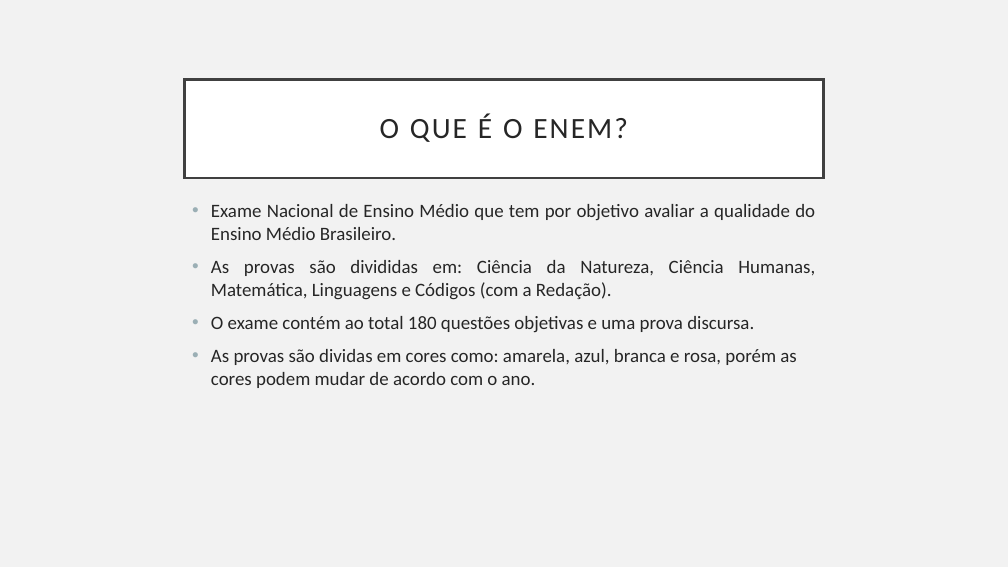
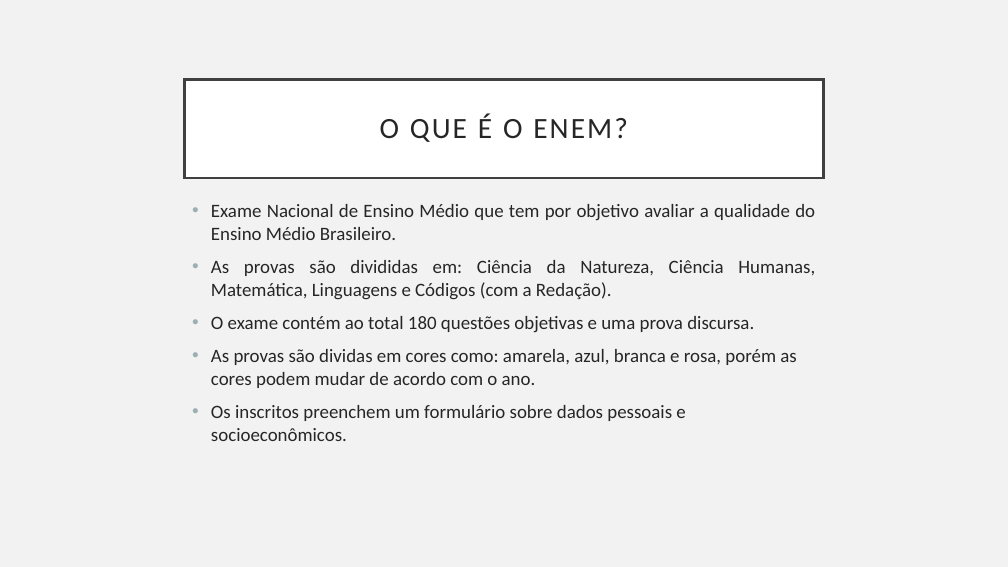
Before and after one commit to martins9/repositoriomonografia, a slide deck: slide 5 of Apresentação_Monografia.pptx. Drawn at 1008x567 pixels with LibreOffice and Linux fonts; fonts in the diff are those of the drawing. Boxes give left, top, right and bottom in pixels: in the first picture for what was removed or moved away, otherwise in the second. Text is boxed around its words. In the diff, an @@ line names an element or a change of style, - is before the commit and + after.

```diff
--- a/Apresentação_Monografia.pptx
+++ b/Apresentação_Monografia.pptx
@@ text at bbox=[211, 405, 685, 441]: paragraph added @@
+• Os inscritos preenchem um formulário sobre dados pessoais e socioeconômicos.
```
Also in this commit, not shown: 3 other slides changed, 12 slides added, 1 other file.
